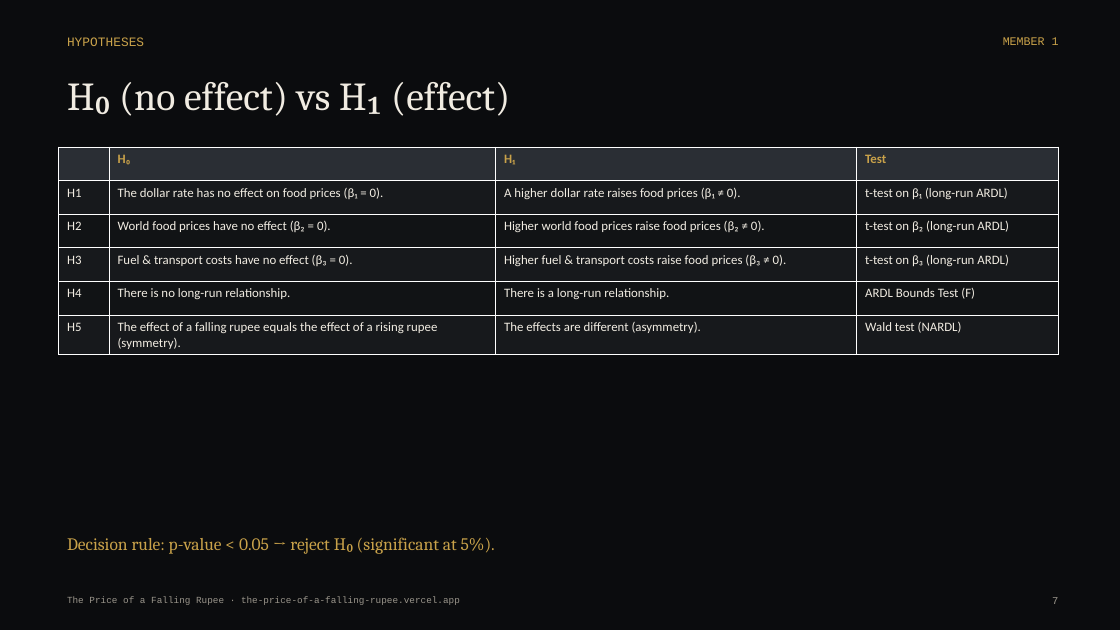
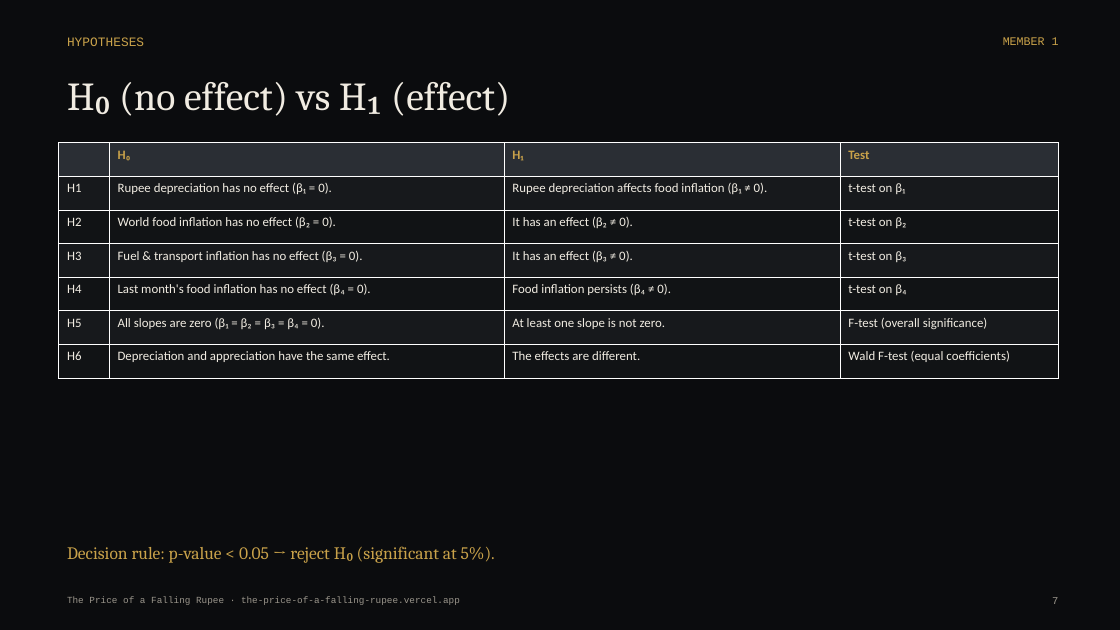
Before and after one commit to ruufaayl/fallingrupee, a slide deck: slide 7 of presentation/The_Price_of_a_Falling_Rupee_Deck.pptx. Drawn at 1120x630 pixels with LibreOffice and Linux fonts; fonts in the diff are those of the drawing. Boxes give left, top, right and bottom in pixels: in the first picture for what was removed or moved away, otherwise in the second. Text is boxed around its words. In the diff, an @@ line names an element or a change of style, - is before the commit and + after.

```diff
--- a/presentation/The_Price_of_a_Falling_Rupee_Deck.pptx
+++ b/presentation/The_Price_of_a_Falling_Rupee_Deck.pptx
@@ table at (59,143,1059,378) @@
-row 2: H1 | The dollar rate has no effect on food prices (β₁ = 0). | A higher dollar rate raises food prices (β₁ ≠ 0). | t-test on β₁ (long-run ARDL)
-row 3: H2 | World food prices have no effect (β₂ = 0). | Higher world food prices raise food prices (β₂ ≠ 0). | t-test on β₂ (long-run ARDL)
-row 4: H3 | Fuel & transport costs have no effect (β₃ = 0). | Higher fuel & transport costs raise food prices (β₃ ≠ 0). | t-test on β₃ (long-run ARDL)
-row 5: H4 | There is no long-run relationship. | There is a long-run relationship. | ARDL Bounds Test (F)
-row 6: H5 | The effect of a falling rupee equals the effect of a rising rupee (symmetry). | The effects are different (asymmetry). | Wald test (NARDL)
+row 2: H1 | Rupee depreciation has no effect (β₁ = 0). | Rupee depreciation affects food inflation (β₁ ≠ 0). | t-test on β₁
+row 3: H2 | World food inflation has no effect (β₂ = 0). | It has an effect (β₂ ≠ 0). | t-test on β₂
+row 4: H3 | Fuel & transport inflation has no effect (β₃ = 0). | It has an effect (β₃ ≠ 0). | t-test on β₃
+row 5: H4 | Last month's food inflation has no effect (β₄ = 0). | Food inflation persists (β₄ ≠ 0). | t-test on β₄
+row 6: H5 | All slopes are zero (β₁ = β₂ = β₃ = β₄ = 0). | At least one slope is not zero. | F-test (overall significance)
+row 7: H6 | Depreciation and appreciation have the same effect. | The effects are different. | Wald F-test (equal coefficients)
@@ table: place and size @@
-table at (59,147,1059,353)
+table at (59,143,1059,378)
@@ text "Decision rule: p-value < 0.05 ...": place and size @@
-text "Decision rule: p-value < 0.05 ..." at (67,537,495,554)
+text "Decision rule: p-value < 0.05 ..." at (67,546,495,563)
```
Also in this commit, not shown: 15 other slides changed, 4 slides added, 3 slides removed, 34 other files.
